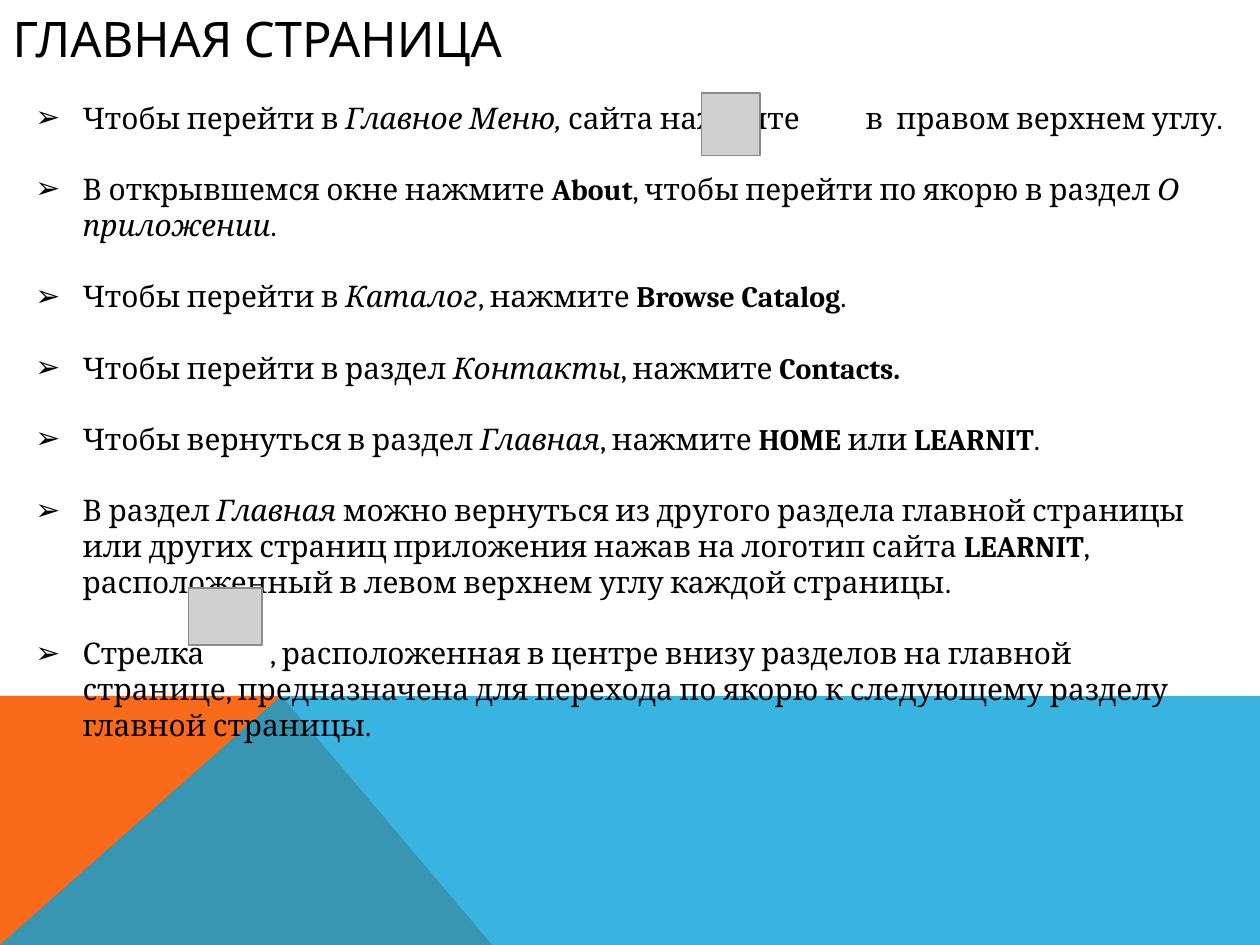
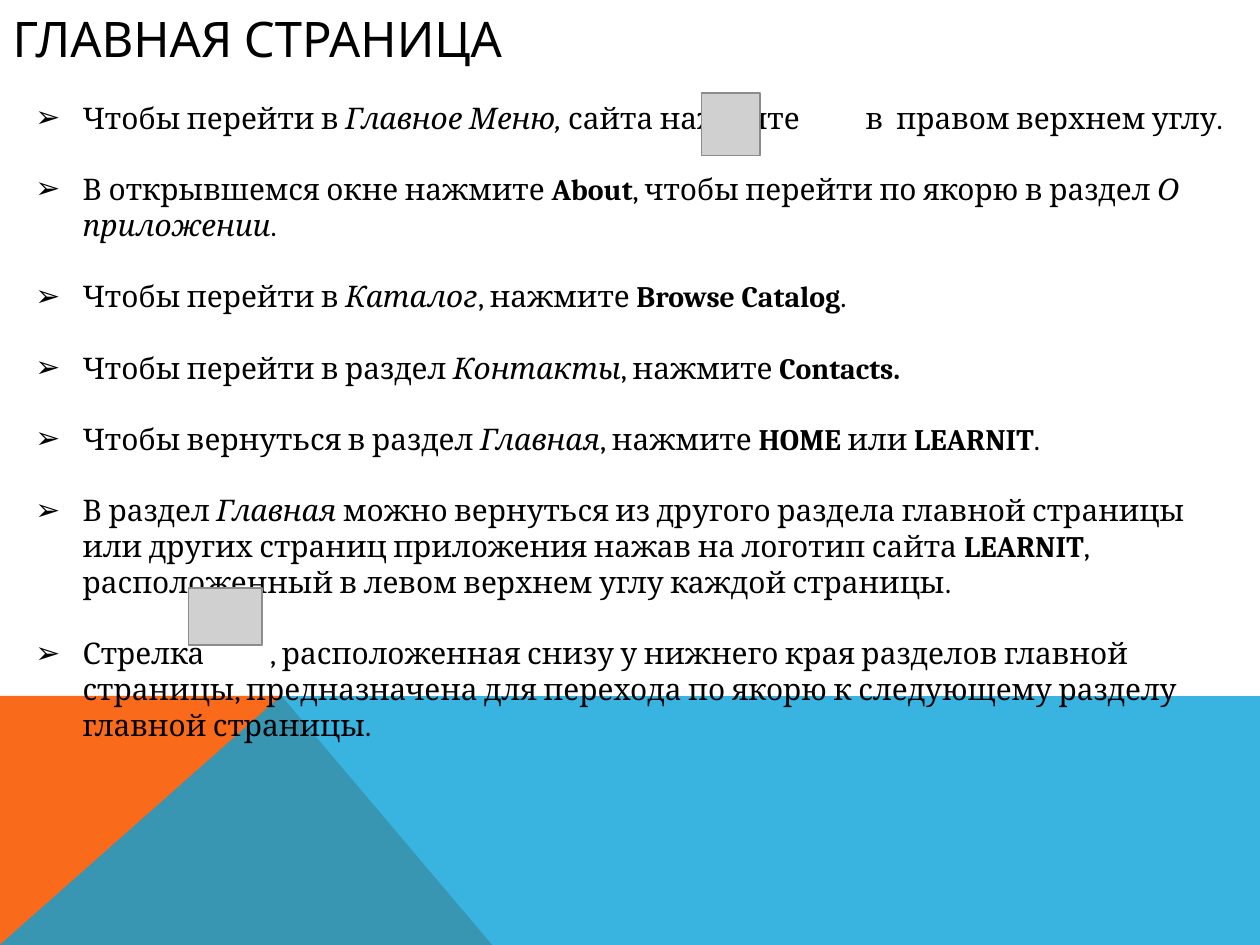
Before and after one commit to dimaatos/LEARNITmvc, a slide deck: slide 6 of Presentation.pptx. Drawn at 1260x945 pixels with LibreOffice and Linux fonts; fonts in the diff are those of the drawing; grey boxes stand for pictures. Boxes give left, top, right and bottom in pixels: in the first picture for what was removed or moved away, otherwise in the second. Text is boxed around its words. In the diff, an @@ line names an element or a change of style, - is before the commit and + after.

```diff
--- a/Presentation.pptx
+++ b/Presentation.pptx
@@ text at <box>83,637,1177,744</box>: text changed @@
-➢ Стрелка , расположенная в центре внизу разделов на главной странице, предназначена для перехода по якорю к следующему разделу главной страницы.
+➢ Стрелка , расположенная снизу у нижнего края разделов главной страницы, предназначена для перехода по якорю к следующему разделу главной страницы.
```
Also in this commit, not shown: 10 other slides changed, 1 other file.
